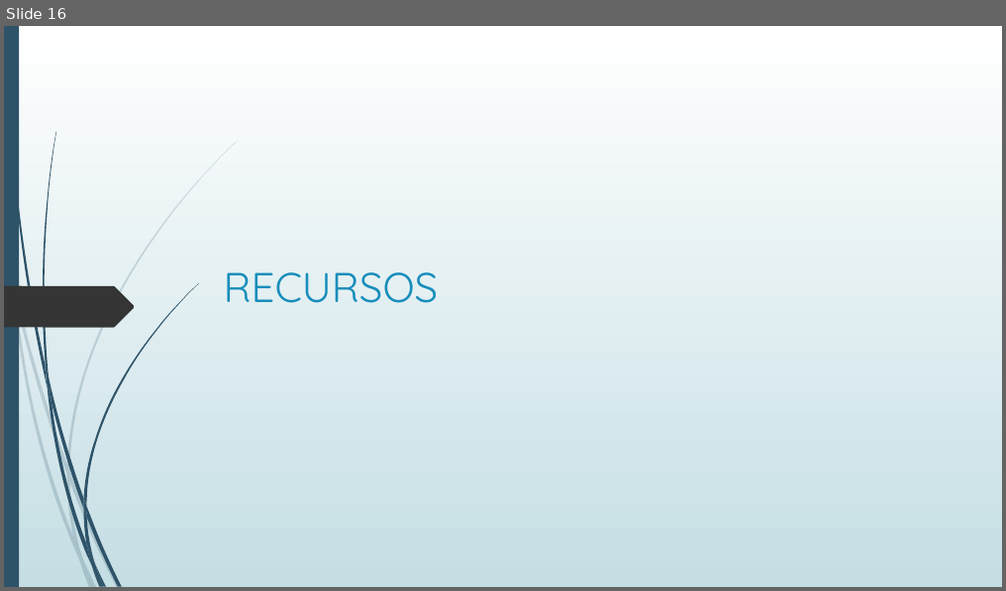
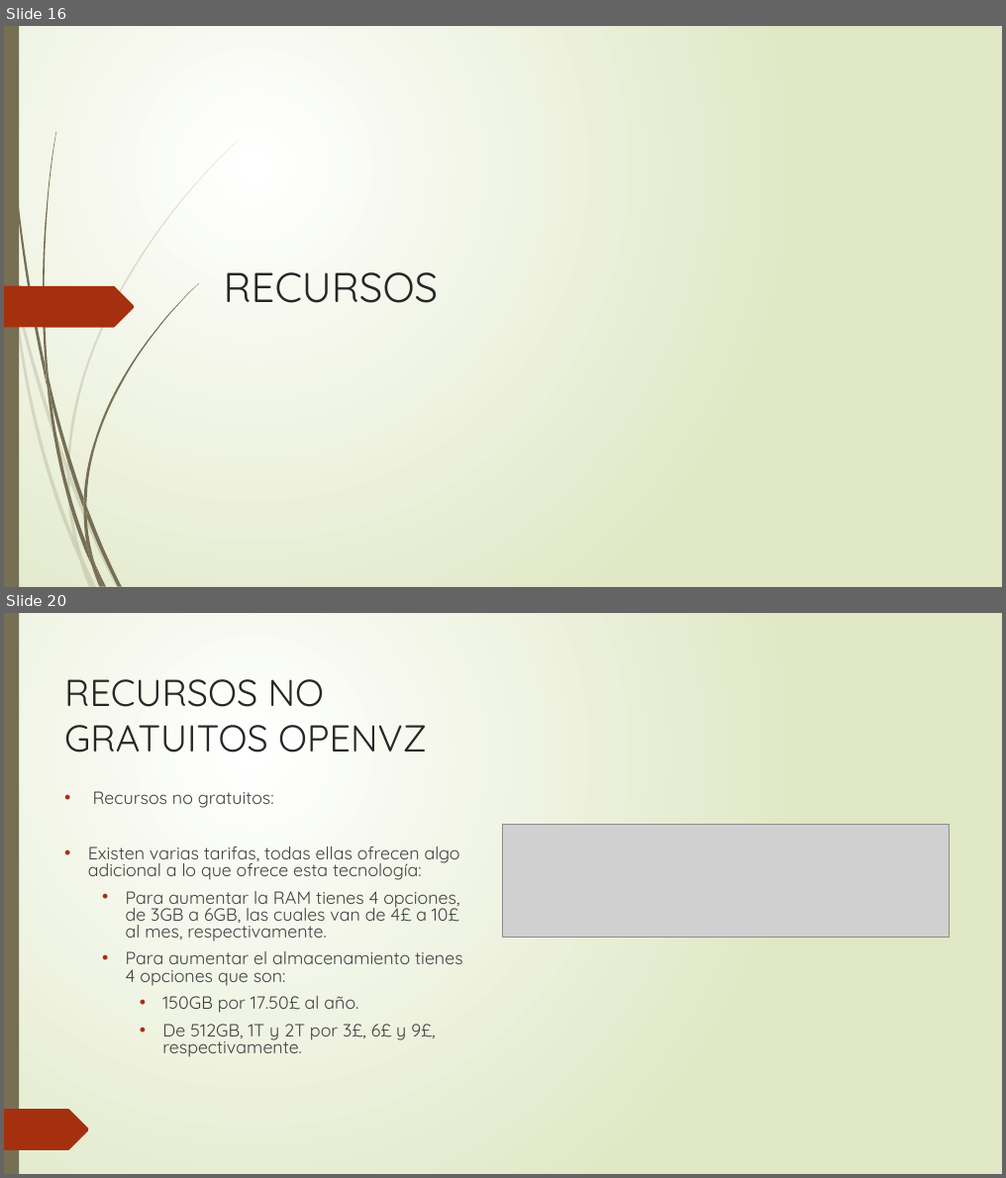
Before and after one commit to DiegoUAH/TG1, a slide deck: TG1-Presentacion.pptx. Shown one above the other, each under a label of ours: slide 16 before the commit, slides 16 and 20 after it; the slides between them are not shown. The pictures are 1006x591 and 1006x1178 pixels, drawn with LibreOffice and Linux fonts; fonts in the diff are those of the drawing; grey boxes stand for pictures. Boxes give left, top, right and bottom in pixels: in the first picture for what was removed or moved away, otherwise in the second. Text is boxed around its words. In the diff, an @@ line names an element or a change of style, - is before the commit and + after.

```diff
--- a/TG1-Presentacion.pptx
+++ b/TG1-Presentacion.pptx
@@ slide 20 added at (4, 613, 1002, 1174), background gradient #FFFFFF to #DFE8C4; not listed: 22 template elements that a slide beside it also shows @@
@@ rectangle added at (4, 613, 1002, 1174), fill gradient #FFFFFF to #DFE8C4 @@
@@ rectangle added at (4, 613, 19, 1174), fill #766F54 @@
@@ freeform shape added at (4, 671, 135, 713), fill #A53010 @@
@@ title added at (64, 679, 427, 753), 36 pt, text #262626 @@
+RECURSOS NO GRATUITOS OPENVZ
@@ text added at (88, 791, 462, 1058), 17 pt, text #404040 @@
+• Recursos no gratuitos:
+• Existen varias tarifas, todas ellas ofrecen algo adicional a lo que ofrece esta tecnología:
+  • Para aumentar la RAM tienes 4 opciones, de 3GB a 6GB, las cuales van de 4£ a 10£ al mes, respectivamente.
+  • Para aumentar el almacenamiento tienes 4 opciones que son:
+    • 150GB por 17.50£ al año.
+    • De 512GB, 1T y 2T por 3£, 6£ y 9£, respectivamente.
@@ picture added at (503, 824, 948, 937) @@
@@ freeform shape added at (4, 1109, 89, 1151), fill #A53010 @@
@@ slide 16 changed as well @@
@@ background gradient #FFFFFF to #C5DEE5 to gradient #FFFFFF to #DFE8C4 @@
@@ freeform shape at (6, 26, 47, 386): fill #2E5369 to #766F54; outline redrawn @@
@@ fill #2E5369 to #766F54 in 12 elements at (49, 379, 83, 509), (86, 506, 122, 586), (47, 383, 91, 567), (95, 565, 107, 587), (46, 363, 52, 404), (83, 283, 199, 506), (91, 567, 101, 587), (83, 509, 94, 565), (83, 498, 86, 517), (86, 544, 104, 586), (4, 26, 19, 587), (43, 132, 56, 379) @@
@@ title "RECURSOS" at (224, 273, 439, 303): text colour #178DBB to #262626 @@
@@ freeform shape at (4, 286, 135, 328): fill #353535 to #A53010 @@
@@ fill #2E5369 at 20% opacity to #766F54 at 20% opacity in 10 elements at (4, 237, 12, 288), (15, 284, 67, 474), (70, 472, 120, 587), (82, 559, 97, 587), (12, 288, 79, 561), (67, 474, 82, 559), (67, 141, 238, 472), (79, 561, 93, 587), (67, 465, 70, 482), (73, 537, 93, 587) @@
```
Also in this commit, not shown: 17 other slides changed, 3 other slides added, 1 slide removed.
